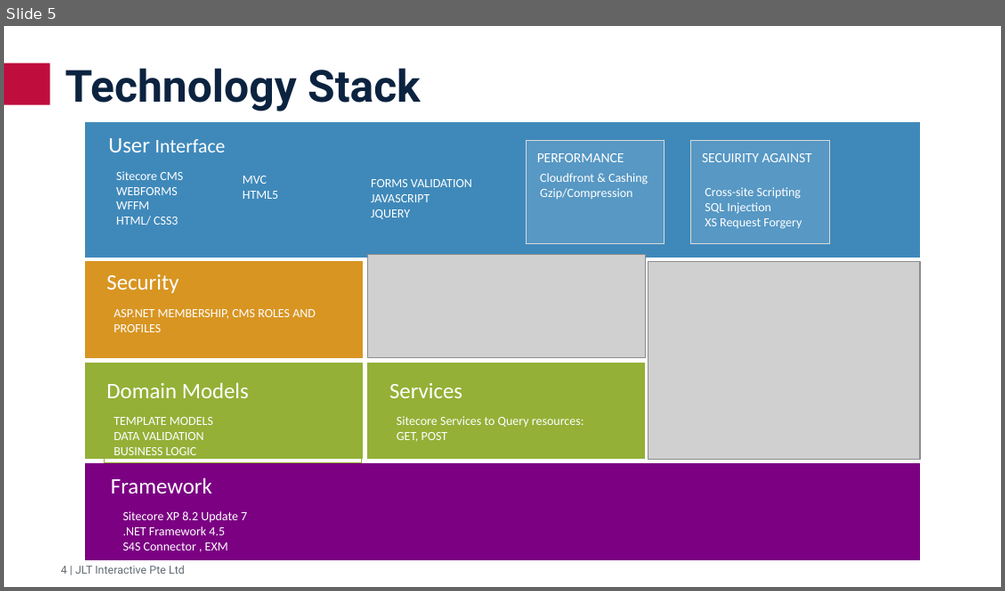
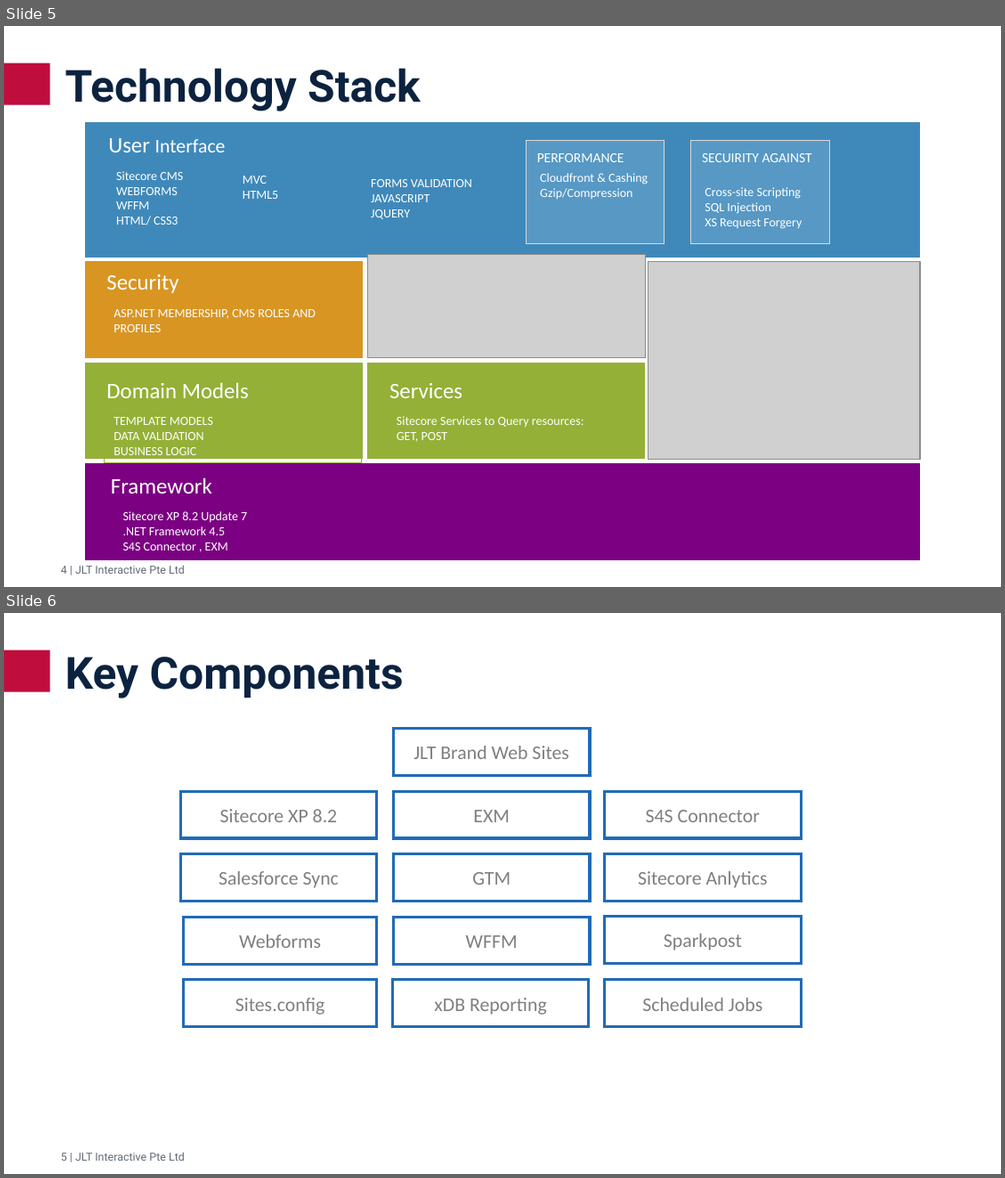
Before and after one commit to Prabhuduraik/Samples, a slide deck: JLTi_Sitecore-JLT Websites.ppt. Shown one above the other, each under a label of ours: slide 5 before the commit, slides 5 and 6 after it. The pictures are 1005x591 and 1005x1178 pixels, drawn with LibreOffice and Linux fonts; fonts in the diff are those of the drawing; grey boxes stand for pictures. Boxes give left, top, right and bottom in pixels: in the first picture for what was removed or moved away, otherwise in the second. Text is boxed around its words. In the diff, an @@ line names an element or a change of style, - is before the commit and + after.

```diff
--- a/JLTi_Sitecore-JLT Websites.ppt
+++ b/JLTi_Sitecore-JLT Websites.ppt
@@ slide 6 added at [4, 613, 1001, 1174], background #FFFFFF @@
@@ rectangle added at [4, 649, 50, 691], fill #BF0D3E @@
@@ title added at [65, 657, 404, 698], 32 pt, text #0C2340, bold @@
+Key Components
@@ rectangle added at [394, 729, 591, 776], outline #206BB7 2.01 pt, 14 pt, text #7F7F7F @@
+JLT Brand Web Sites
@@ rectangle added at [180, 791, 377, 838], outline #206BB7 2.01 pt, 14 pt, text #7F7F7F @@
+Sitecore XP 8.2
@@ rectangle added at [394, 791, 591, 838], outline #206BB7 2.01 pt, 14 pt, text #7F7F7F @@
+EXM
@@ rectangle added at [604, 791, 801, 838], outline #206BB7 2.01 pt, 14 pt, text #7F7F7F @@
+S4S Connector
@@ rectangle added at [180, 854, 377, 901], outline #206BB7 2.01 pt, 14 pt, text #7F7F7F @@
+Salesforce Sync
@@ rectangle added at [394, 854, 591, 901], outline #206BB7 2.01 pt, 14 pt, text #7F7F7F @@
+GTM
@@ rectangle added at [604, 854, 801, 901], outline #206BB7 2.01 pt, 14 pt, text #7F7F7F @@
+Sitecore Anlytics
@@ rectangle added at [184, 917, 377, 964], outline #206BB7 2.01 pt, 14 pt, text #7F7F7F @@
+Webforms
@@ rectangle added at [394, 917, 591, 964], outline #206BB7 2.01 pt, 14 pt, text #7F7F7F @@
+WFFM
@@ rectangle added at [604, 916, 801, 963], outline #206BB7 2.01 pt, 14 pt, text #7F7F7F @@
+Sparkpost
@@ rectangle added at [184, 980, 377, 1027], outline #206BB7 2.01 pt, 14 pt, text #7F7F7F @@
+Sites.config
@@ rectangle added at [393, 980, 589, 1027], outline #206BB7 2.01 pt, 14 pt, text #7F7F7F @@
+xDB Reporting
@@ rectangle added at [604, 980, 801, 1027], outline #206BB7 2.01 pt, 14 pt, text #7F7F7F @@
+Scheduled Jobs
@@ text added at [61, 1151, 185, 1160], 8 pt, text #616A74 @@
+5 | JLT Interactive Pte Ltd
```
Also in this commit, not shown: 6 slides changed, 2 slides removed, 1 other file.
